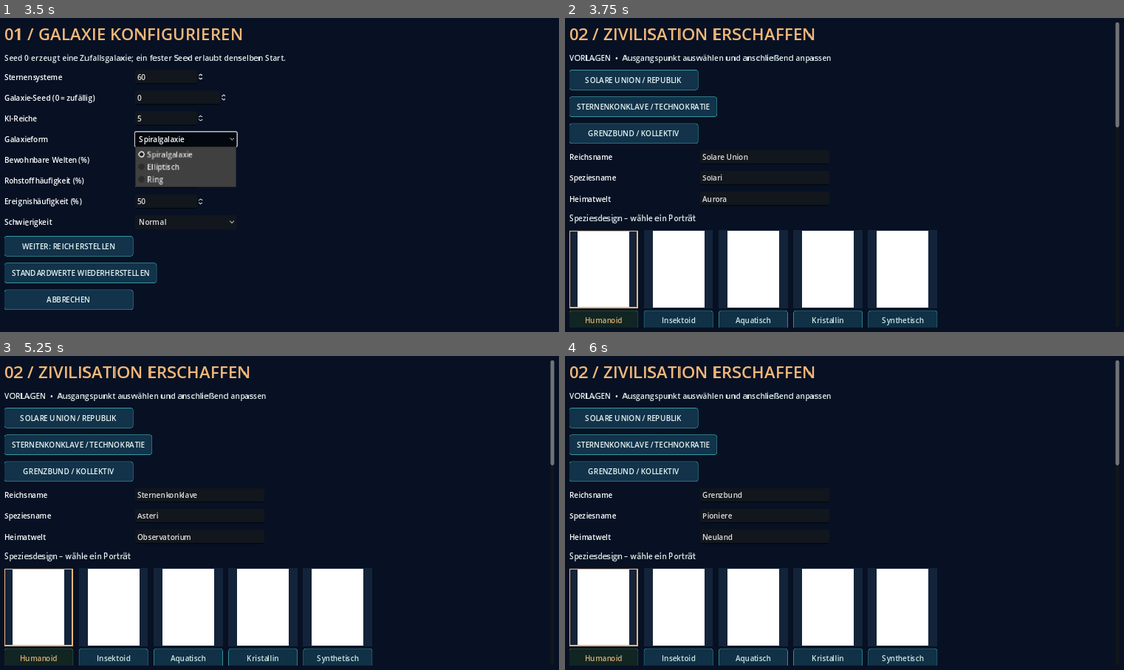
Above: before the commit, frames 1-4 (two rows, left to right).
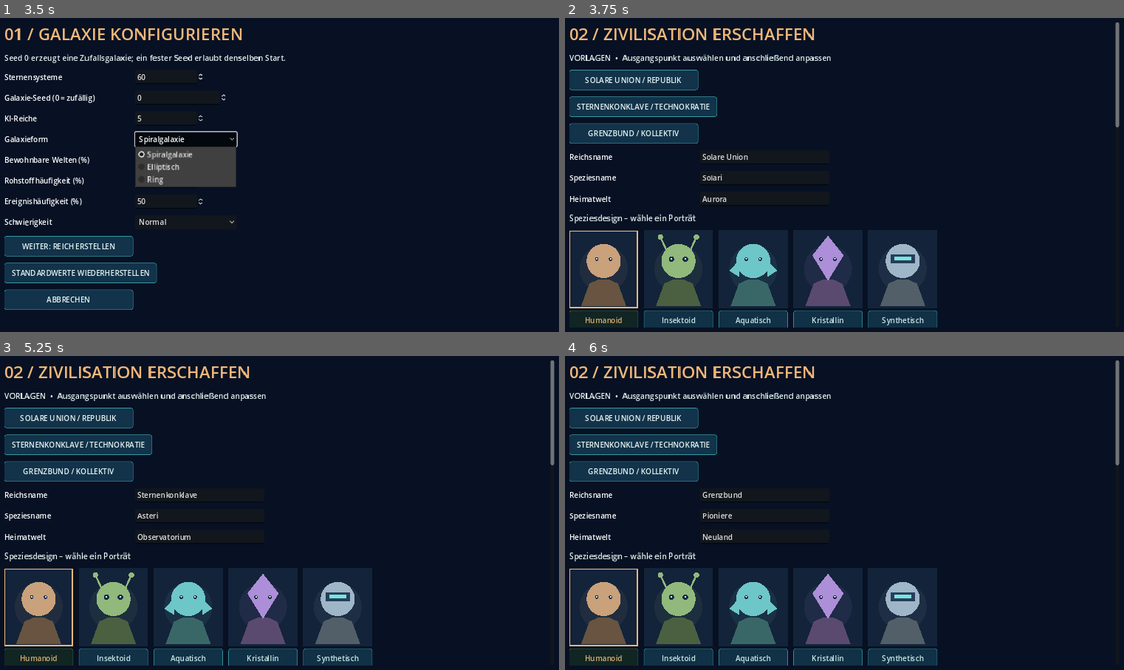
Above: after the commit, the same moments.

Repository: justuslaier-cmyk/Land-der-Sonne
Game: Godot game, scene res://scenes/galaxy.tscn
The game is run twice, just before and just after one commit, with the same random seed, the same clock (stepped at 60 frames per second) and the same inputs.
Inputs:
- Up to frame 1 (3.5 s): click "NEUES SPIEL" at 0.5 s; click "Normal" at 1.25 s; click "Normal" at 2 s; click "Spiralgalaxie" at 2.75 s
- Up to frame 2 (3.75 s): click "WEITER: REICH ERSTELLEN" at 3.5 s
- Up to frame 3 (5.25 s): click "SOLARE UNION / REPUBLIK" at 4.25 s; click "STERNENKONKLAVE / TECHNOKRATIE" at 5 s
- Up to frame 4 (6 s): click "GRENZBUND / KOLLEKTIV" at 5.75 s

Frame 1 is identical in both runs. In frame 2, 11% of the frame differs, in the area x 2-65%, y 67-93%; in frame 3, 11%; in frame 4, 11%.

Commit message:
fix(ui): render existing original procedural species and ship previews instead of blank SVG atlas regions

Diff:
--- a/game/scripts/galaxy/galaxy_ui.gd
+++ b/game/scripts/galaxy/galaxy_ui.gd
@@ -1492,7 +1492,10 @@
 func _draw_species(canvas: Control, index: int) -> void:
     var w := canvas.size.x
     canvas.draw_rect(Rect2(0, 0, w, 170), Color("#13233a"))
-    var portraits: Texture2D = load("res://assets/art/species_portrait_strip.svg")
+    # The SVG strip imports but its atlas regions render as white cards in
+    # Godot 4.3 CI screenshots. Use the existing original procedural portraits
+    # until the atlas is verified as a correctly sampled texture.
+    var portraits: Texture2D = null
     if portraits != null:
         canvas.draw_texture_rect_region(portraits, Rect2((w - 112.0) * 0.5, 2, 112, 166), Rect2(float(index) * 64.0, 0, 64, 96))
         if index == int(empire["portrait"]):
@@ -1551,7 +1554,9 @@
     var w := canvas.size.x
     var h := canvas.size.y
     canvas.draw_rect(Rect2(0, 0, w, h), Color("#102039"))
-    var ship_strip: Texture2D = load("res://assets/art/ship_sprite_strip.svg")
+    # Use the original procedural silhouettes: the SVG strip currently
+    # appears as white tiles in the captured Godot 4.3 gallery.
+    var ship_strip: Texture2D = null
     if ship_strip != null:
         var diameter: float = minf(w * 0.76, h * 0.9)
         var dest := Rect2(Vector2((w - diameter) * 0.5, (h - diameter) * 0.5), Vector2.ONE * diameter)
